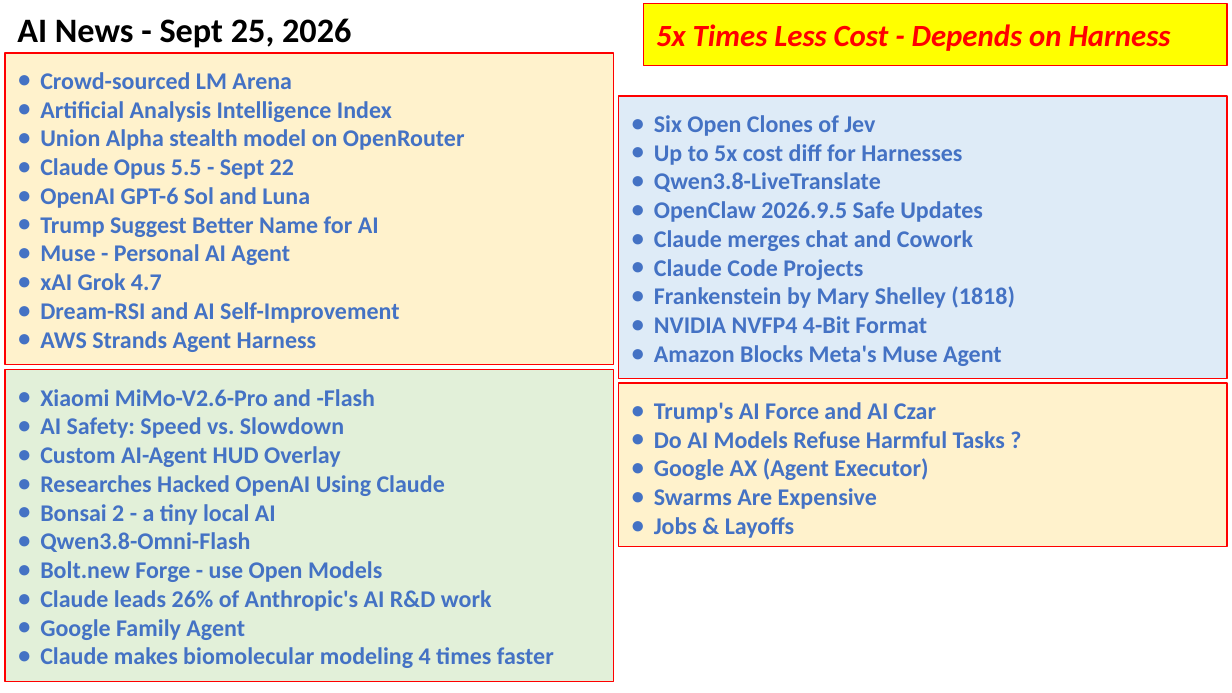
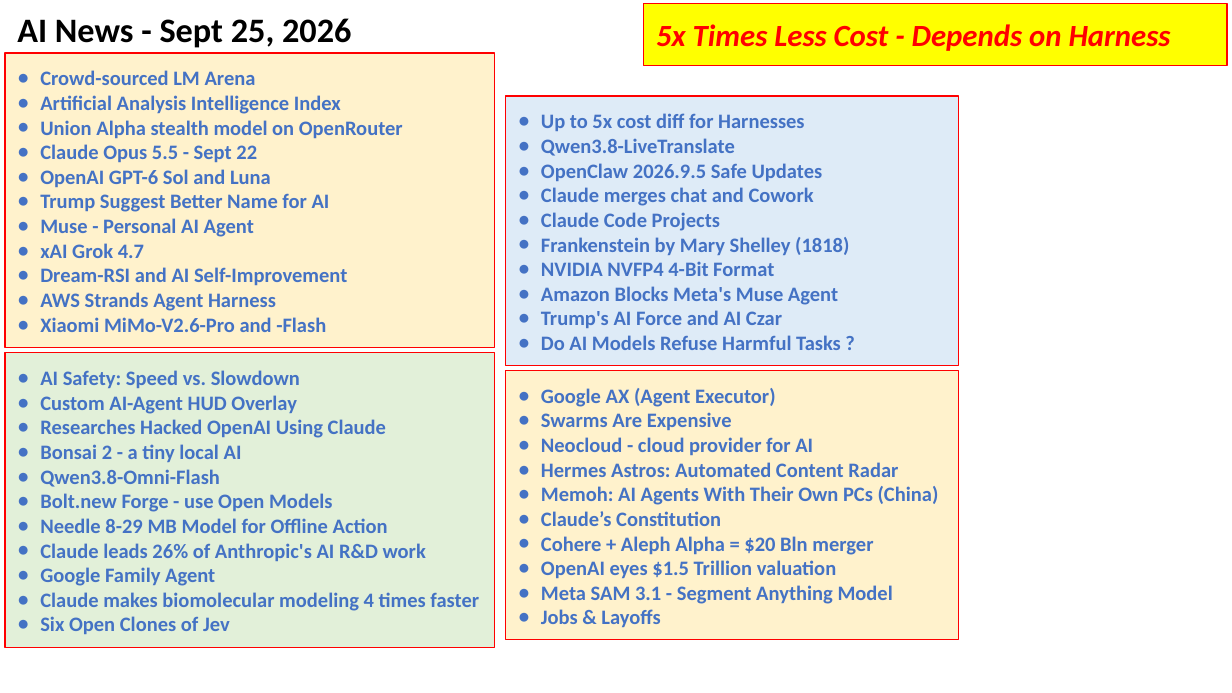
Before and after one commit to lselector/seminar, a slide deck: slide 1 of 2026/2026-09-25-AI-News.pptx. Drawn at 1232x693 pixels with LibreOffice and Linux fonts; fonts in the diff are those of the drawing. Boxes give left, top, right and bottom in pixels: in the first picture for what was removed or moved away, otherwise in the second. Text is boxed around its words. In the diff, an @@ line names an element or a change of style, - is before the commit and + after.

Commit message:
update

```diff
--- a/2026/2026-09-25-AI-News.pptx
+++ b/2026/2026-09-25-AI-News.pptx
@@ rectangle "Crowd-sourced LM Arena": place and size @@
-rectangle "Crowd-sourced LM Arena" at [5, 53, 614, 365]
+rectangle "Crowd-sourced LM Arena" at [5, 53, 494, 347]
@@ text in rectangle at [40, 70, 403, 311]: size 14 to 12 pt in "Crowd-sourced LM Arena", "Artificial Analysis Intelligence Index", "Union Alpha stealth model on OpenRouter", "Claude Opus 5.5 - Sept 22" and 6 more places; indent changed @@
@@ rectangle "Up to 5x cost diff ...": place and size @@
-rectangle "Up to 5x cost diff ..." at [618, 96, 1227, 378]
+rectangle "Up to 5x cost diff ..." at [505, 96, 958, 366]
@@ text in rectangle at [541, 113, 849, 305]: size 14 to 12 pt in "Up to 5x cost diff for Harnesses", "Qwen3.8-LiveTranslate", "OpenClaw 2026.9.5 Safe Updates", "Claude merges chat and Cowork" and 4 more places; indent changed @@
@@ text in rectangle at [654, 115, 875, 136]: paragraph removed @@
-● Six Open Clones of Jev
@@ text in rectangle at [40, 317, 326, 332]: paragraph added @@
+● Xiaomi MiMo-V2.6-Pro and -Flash
@@ text in rectangle at [541, 310, 841, 350]: paragraphs added @@
+● Trump's AI Force and AI Czar
+● Do AI Models Refuse Harmful Tasks ?
@@ rectangle "AI Safety: Speed vs. Slowdown": place and size @@
-rectangle "AI Safety: Speed vs. Slowdown" at [5, 370, 614, 681]
+rectangle "AI Safety: Speed vs. Slowdown" at [5, 352, 494, 647]
@@ text in rectangle at [40, 389, 375, 406]: paragraph removed @@
-● Xiaomi MiMo-V2.6-Pro and -Flash
@@ text in rectangle at [40, 370, 479, 611]: size 14 to 12 pt in "AI Safety: Speed vs. Slowdown", "Custom AI-Agent HUD Overlay", "Researches Hacked OpenAI Using Claude", "Bonsai 2 - a tiny local AI" and 5 more places; indent changed @@
@@ rectangle "Google AX (Agent Executor)": place and size @@
-rectangle "Google AX (Agent Executor)" at [618, 383, 1227, 547]
+rectangle "Google AX (Agent Executor)" at [505, 371, 958, 641]
@@ text in rectangle at [541, 388, 775, 628]: size 14 to 12 pt in "Google AX (Agent Executor)", "Swarms Are Expensive", "Jobs & Layoffs"; indent changed @@
@@ text in rectangle at [654, 402, 1005, 448]: paragraphs removed @@
-● Trump's AI Force and AI Czar
-● Do AI Models Refuse Harmful Tasks ?
@@ text in rectangle at [541, 437, 939, 604]: paragraphs added @@
+● Neocloud - cloud provider for AI
+● Hermes Astros: Automated Content Radar
+● Memoh: AI Agents With Their Own PCs (China)
+● Claude’s Constitution
+● Cohere + Aleph Alpha = $20 Bln merger
+● OpenAI eyes $1.5 Trillion valuation
+● Meta SAM 3.1 - Segment Anything Model
@@ text in rectangle at [40, 518, 388, 533]: paragraph added @@
+● Needle 8-29 MB Model for Offline Action
@@ text in rectangle at [40, 616, 230, 634]: paragraph added @@
+● Six Open Clones of Jev
```
Also in this commit, not shown: 2 other slides changed, 4 slides added, 7 slides removed.
